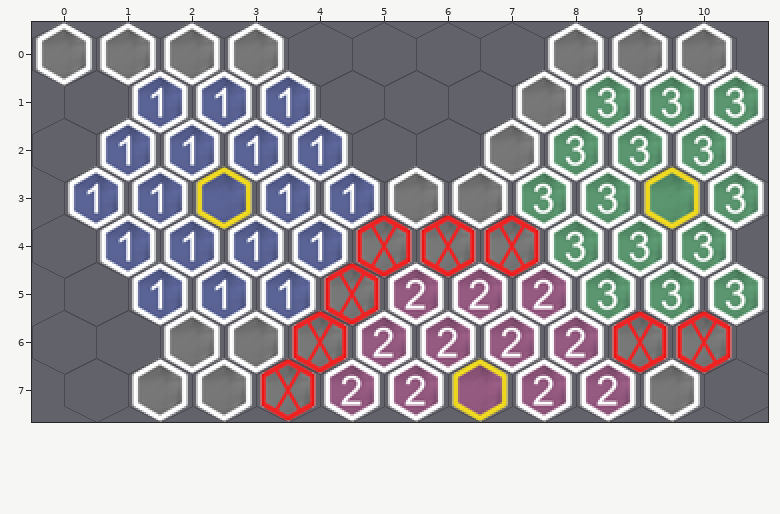
Tiled map -- wip/map1.tmx. Above: the version before the commit.
Cells are 32x32 px. Hexagonal. Every second row is shifted by half a cell. Shown: x 0..10, y 0..7.
The result:
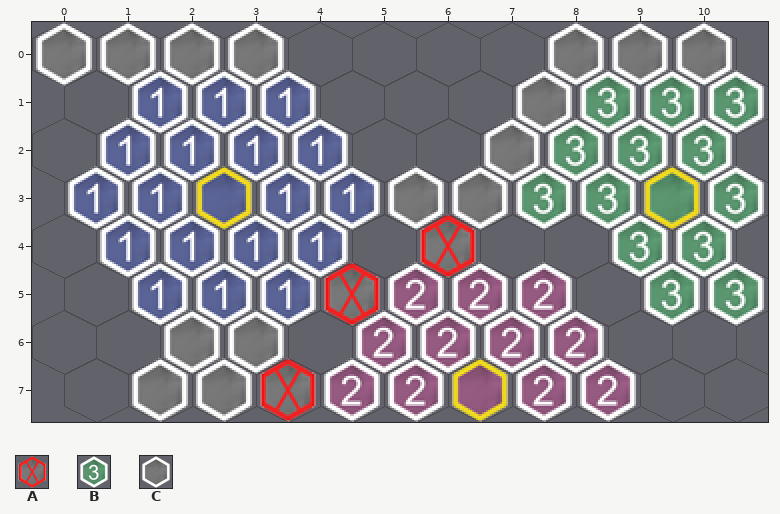
Key: from "map": A 0 "blocker", B 6 "zone3_tile", C 7 "neutral".
_ is an empty cell.
The edit:
Layer "Tile Layer 1":
Tile A is gone in row 4 at x 5 and 7; in row 6 at x 4 and 9 to 10.
Tile B is gone in rows 4 to 5 at x 8.
Tile C is gone in row 7 at x 9.
